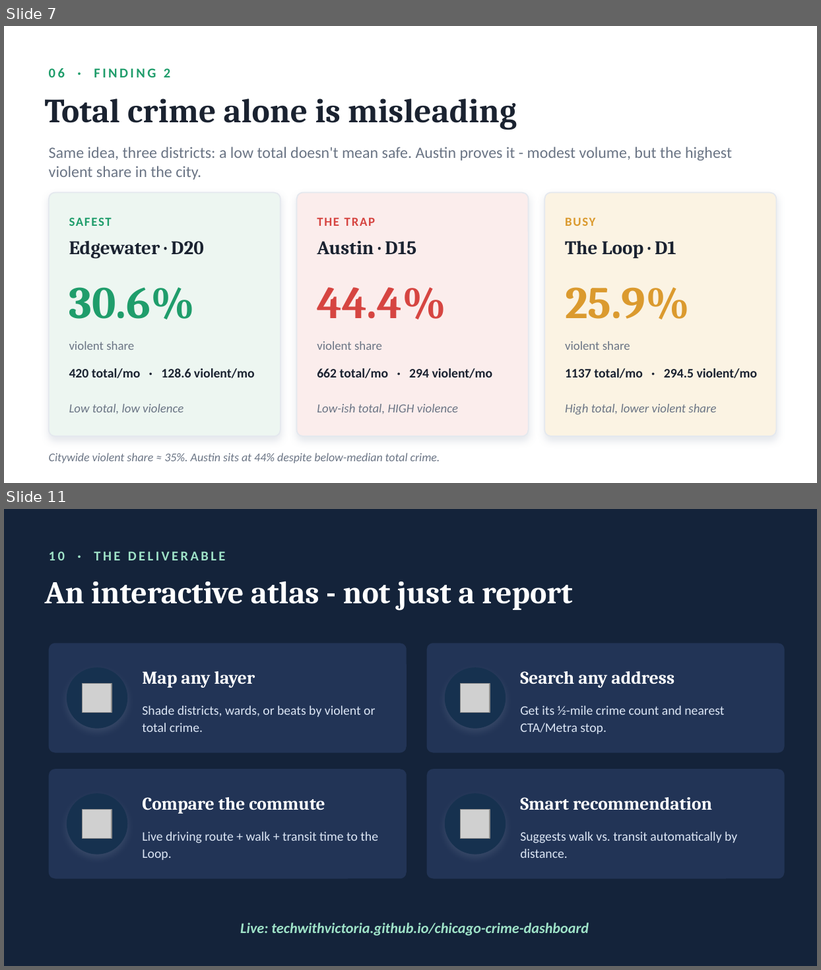
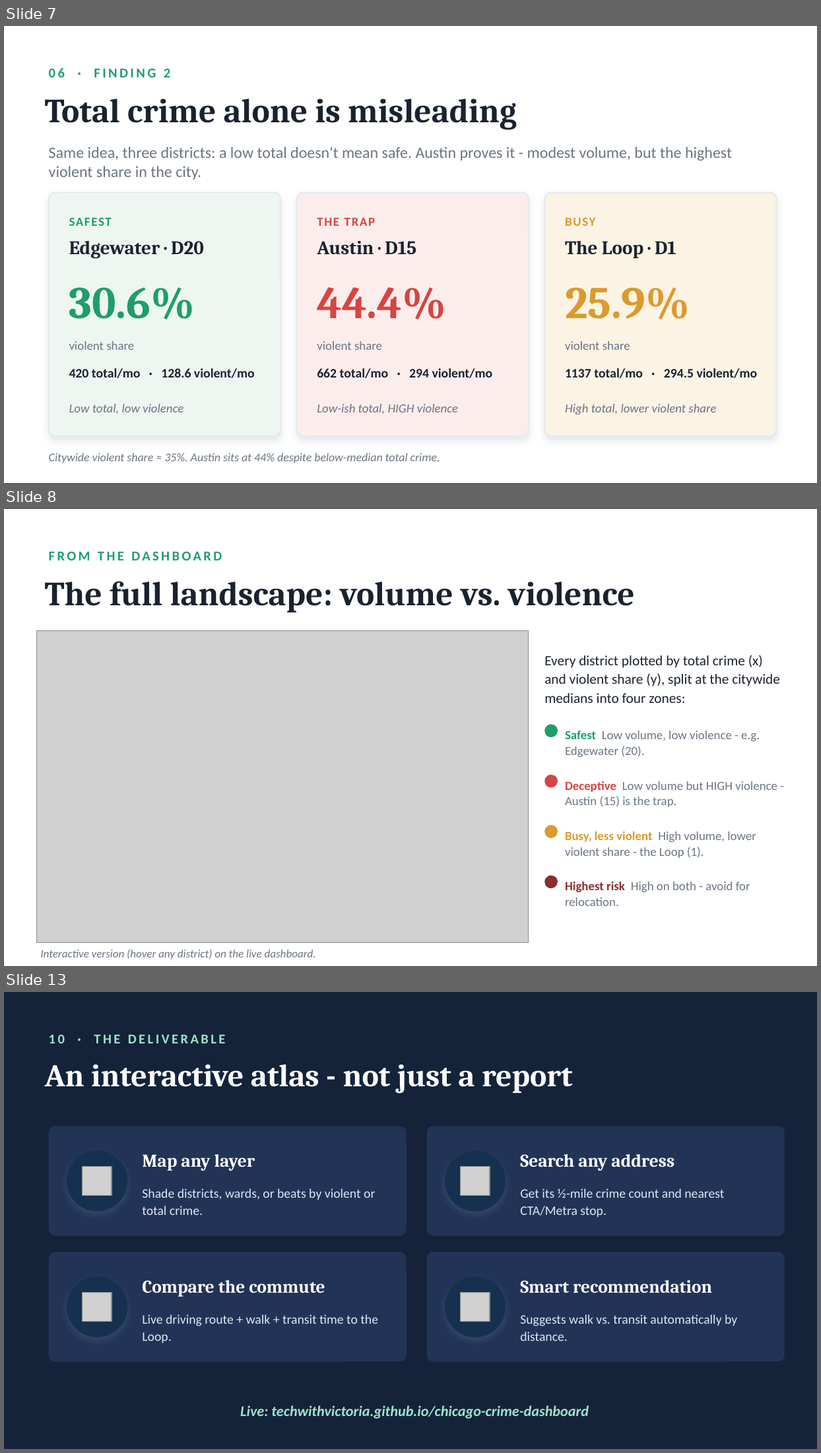
Before and after one commit to techwithvictoria/chicago-crime-dashboard, a slide deck: Chicago_Safety_Relocation.pptx. Shown one above the other, each under a label of ours: slides 7 and 11 before the commit, slides 7, 8 and 13 after it; the slides between them are not shown. The pictures are 821x970 and 821x1453 pixels, drawn with LibreOffice and Linux fonts; fonts in the diff are those of the drawing; grey boxes stand for pictures. Boxes give left, top, right and bottom in pixels: in the first picture for what was removed or moved away, otherwise in the second. Text is boxed around its words. In the diff, an @@ line names an element or a change of style, - is before the commit and + after.

```diff
--- a/Chicago_Safety_Relocation.pptx
+++ b/Chicago_Safety_Relocation.pptx
@@ slide 8 added at [4,509,817,966], background #FFFFFF @@
@@ text added at [49,551,222,560], 12 pt, text #1F9D6B, bold @@
+FROM THE DASHBOARD
@@ text added at [45,581,635,613], 30 pt, text #1A2230, bold @@
+The full landscape: volume vs. violence
@@ picture added at [36,631,529,943] @@
@@ text added at [545,655,780,703], 12.5 pt, text #1A2230 @@
+Every district plotted by total crime (x) and violent share (y), split at the citywide medians into four zones:
@@ ellipse added at [545,724,558,737], fill #1F9D6B @@
@@ text added at [565,731,760,757], 11 pt, text #6B7585 @@
+Safest Low volume, low violence - e.g. Edgewater (20).
@@ ellipse added at [545,775,558,788], fill #D64541 @@
@@ text added at [565,782,778,807], 11 pt, text #6B7585 @@
+Deceptive Low volume but HIGH violence - Austin (15) is the trap.
@@ ellipse added at [545,825,558,838], fill #DB9A2E @@
@@ text added at [565,831,756,858], 11 pt, text #6B7585 @@
+Busy, less violent High volume, lower violent share - the Loop (1).
@@ ellipse added at [545,876,558,889], fill #8A2E2E @@
@@ text added at [565,881,750,906], 11 pt, text #6B7585 @@
+Highest risk High on both - avoid for relocation.
@@ text added at [40,950,316,960], 10 pt, text #6B7585, italic @@
+Interactive version (hover any district) on the live dashboard.
@@ what was slide 11 is now slide 13 @@
```
Also in this commit, not shown: 5 slides changed, 2 other slides added, 1 slide removed.
